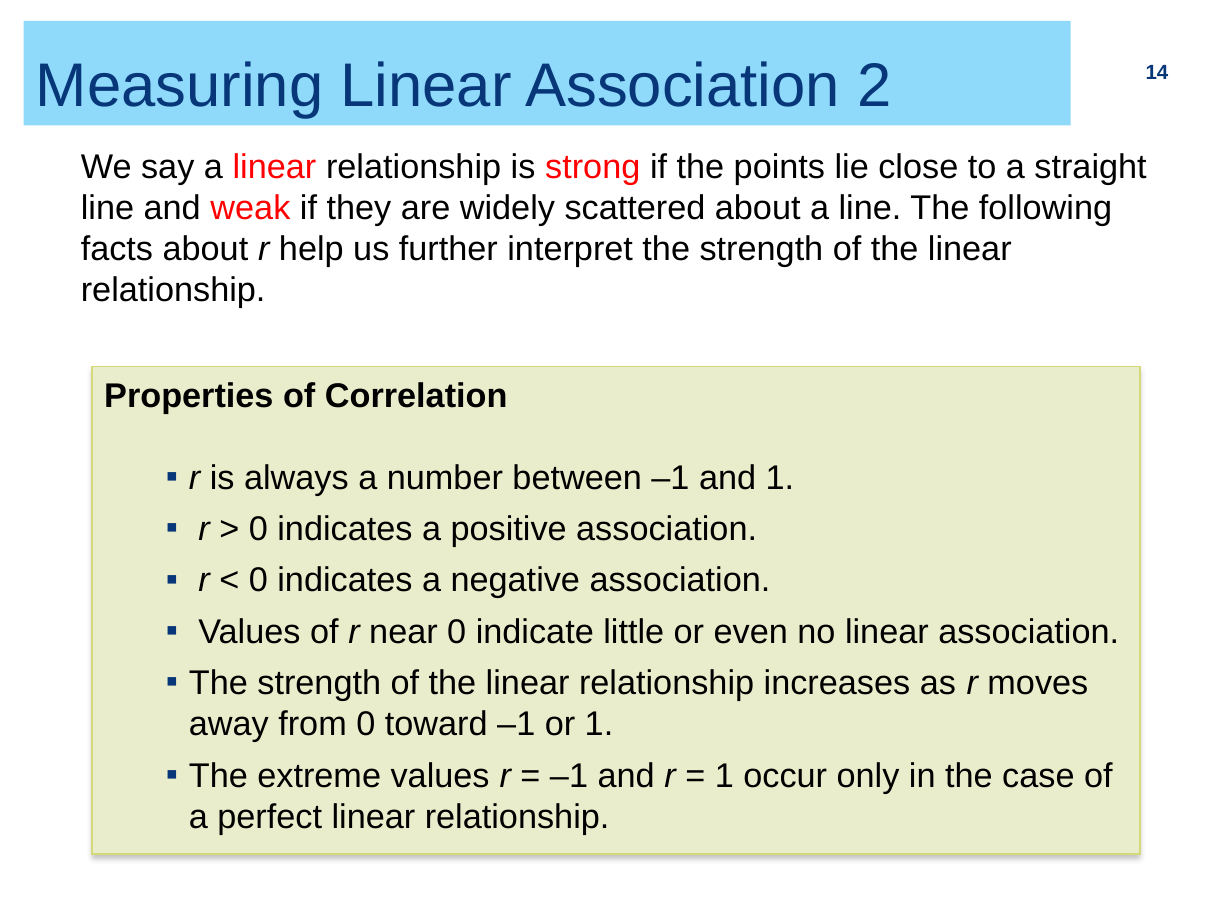
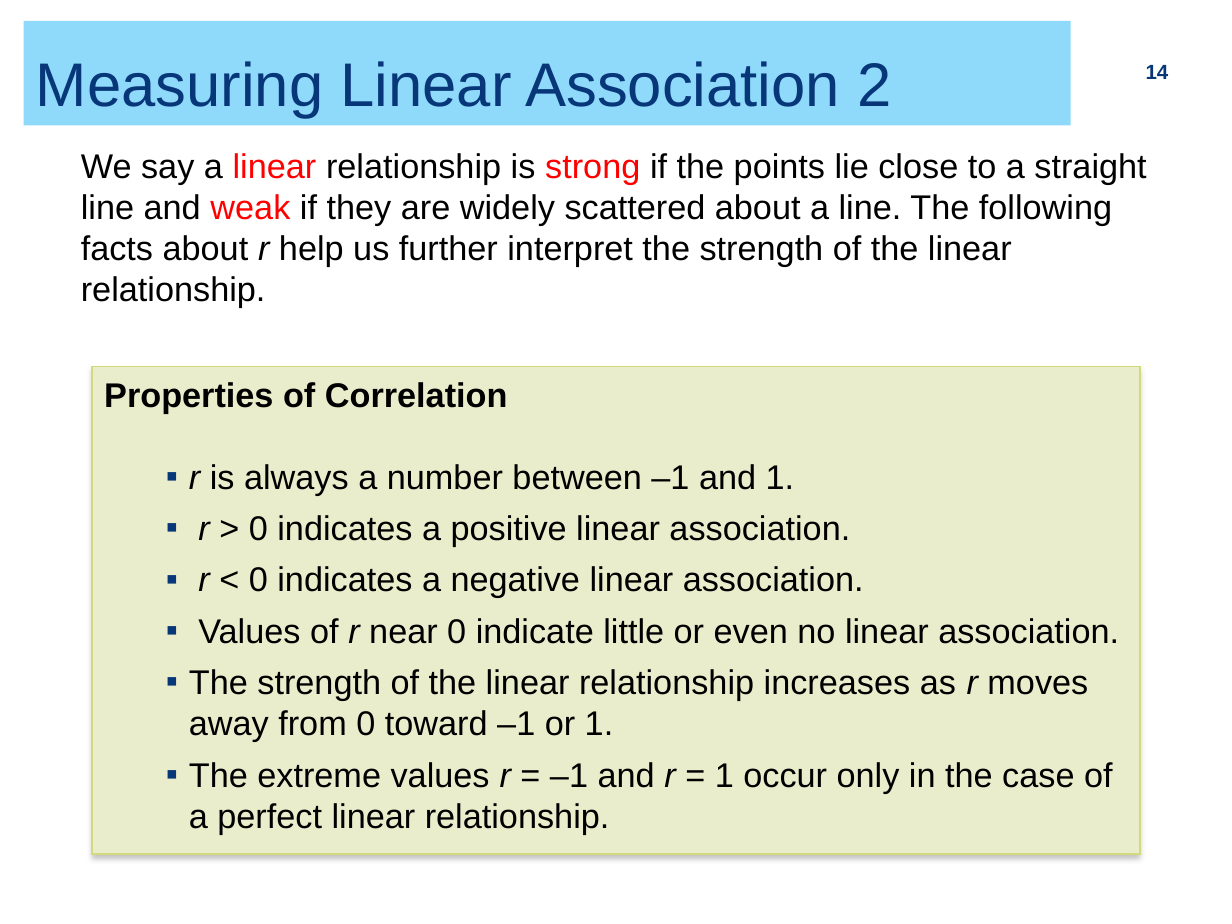
Before and after one commit to ZhiyangGeeZhou/ZhiyangGeeZhou.github.io, a slide deck: slide 14 of attach/UWM/UWM_PH702_2026Fall_Part02.pptx. Drawn at 1232x924 pixels with LibreOffice and Linux fonts; fonts in the diff are those of the drawing. Boxes give left, top, right and bottom in pixels: in the first picture for what was removed or moved away, otherwise in the second. Text is boxed around its words. In the diff, an @@ line names an element or a change of style, - is before the commit and + after.

```diff
--- a/attach/UWM/UWM_PH702_2026Fall_Part02.pptx
+++ b/attach/UWM/UWM_PH702_2026Fall_Part02.pptx
@@ text in rectangle at <box>198,515,864,598</box>: text changed @@
-  ▪ r > 0 indicates a positive association.
-  ▪ r < 0 indicates a negative association.
+  ▪ r > 0 indicates a positive linear association.
+  ▪ r < 0 indicates a negative linear association.
```
